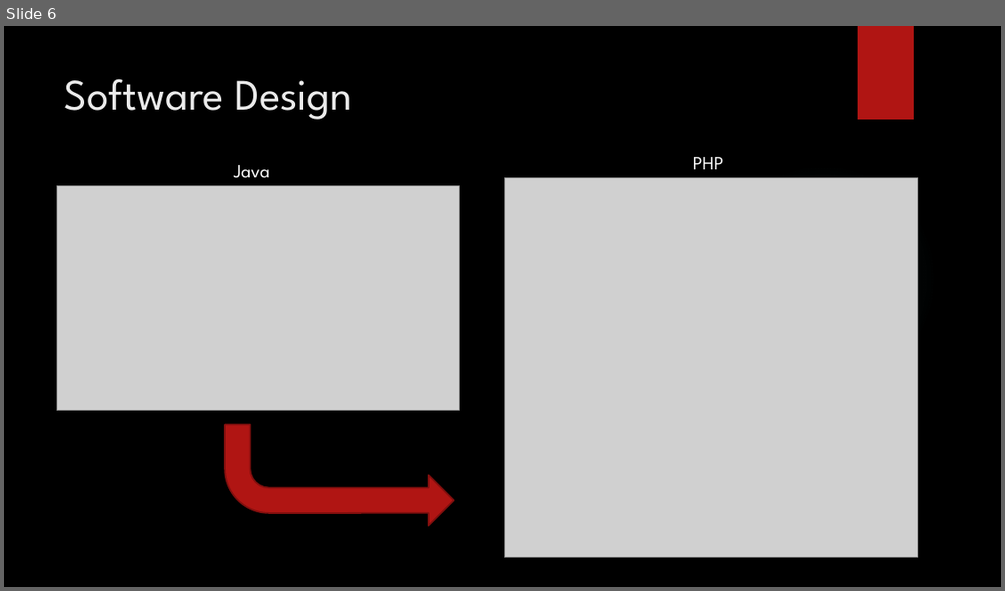
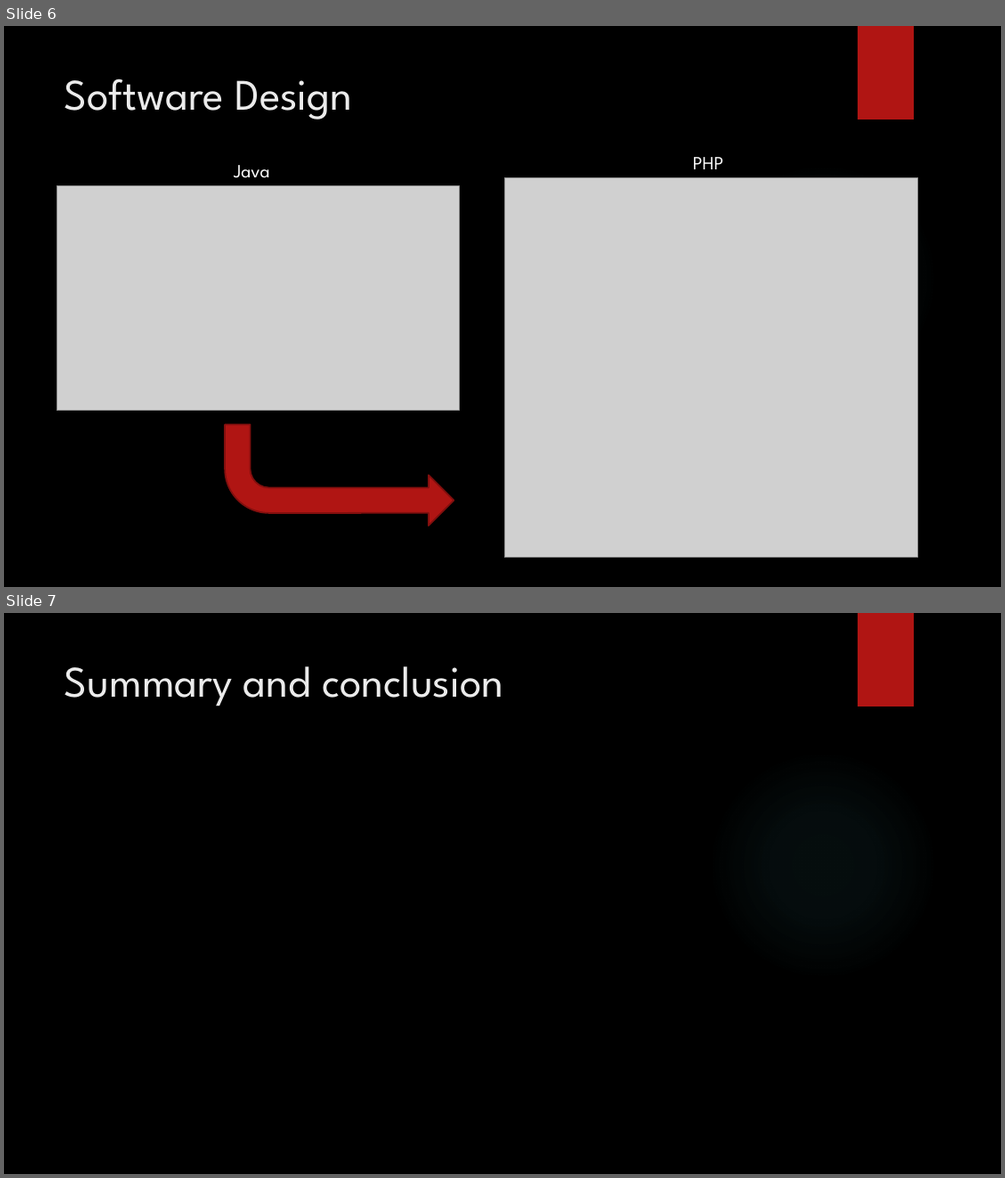
Before and after one commit to Boelensman1/DBL-Embedded-Systems, a slide deck: Mid-term presentation/Second/DBL Embedded Systems.pptx. Shown one above the other, each under a label of ours: slide 6 before the commit, slides 6 and 7 after it. The pictures are 1005x591 and 1005x1178 pixels, drawn with LibreOffice and Linux fonts; fonts in the diff are those of the drawing; grey boxes stand for pictures; background and template pictures are left out. Boxes give left, top, right and bottom in pixels: in the first picture for what was removed or moved away, otherwise in the second. Text is boxed around its words. In the diff, an @@ line names an element or a change of style, - is before the commit and + after.

Commit message:
Added ending slide

```diff
--- a/Mid-term presentation/Second/DBL Embedded Systems.pptx
+++ b/Mid-term presentation/Second/DBL Embedded Systems.pptx
@@ slide 7 added at bbox=[4, 613, 1001, 1174], background picture (left out); not listed: 2 template elements that a slide beside it also shows @@
@@ title added at bbox=[65, 666, 504, 706], 42 pt, text #EBEBEB @@
+Summary and conclusion
```
